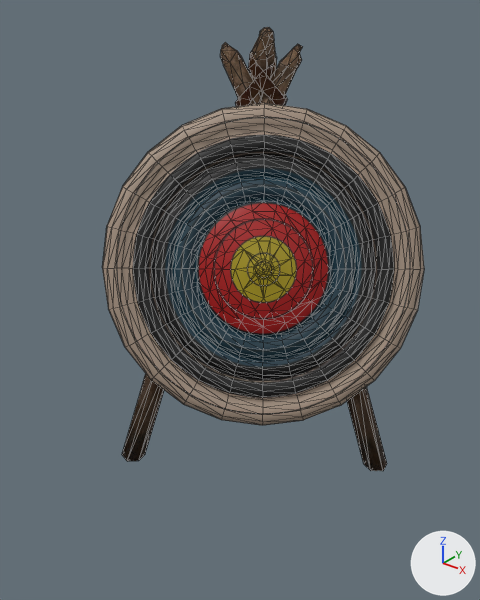
Two versions of the OBJ model src/assets/mesh/target.obj, one commit apart.
Before and after are seen from a camera (50 mm lens) standing at (3.31, -4.35, 2.44) and looking at (0.47, -0.79, 0.23). Every picture has the same lights, and +X, +Y and +Z are marked at lower right. Mesh edges are drawn as thin lines. Where no turn or scale is listed for an object, it has been applied to the vertices. Vertices at the same position are counted once.

In view in the first picture: 'ArcheryTarget_Mesh'.
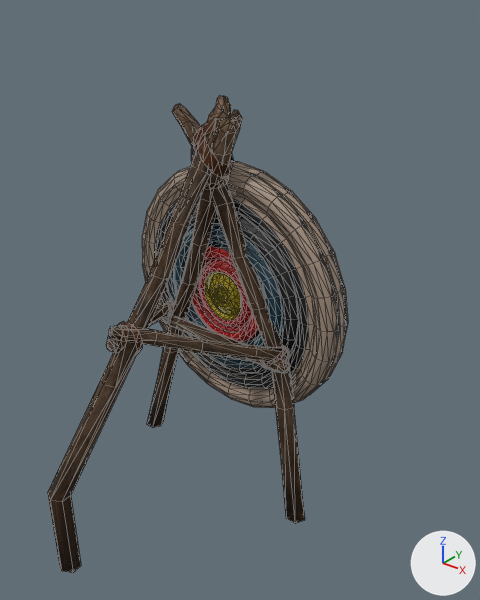
Edits to the bpy script that builds the scene:
```text
Change me_archerytarget_mesh:
    remove me_archerytarget_mesh.from_pydata(...)  # 1884 vertices, 3398 faces; spans x -0.3..1.7, y -1.7..0.41, z -0.94..2.13
    add me_archerytarget_mesh.from_pydata(...)  # 1890 vertices, 3404 faces; spans x -1.13..1.1, y -2.3..0.0, z -1.69..1.63
    me_archerytarget_mesh part 1: the loose piece of 1080 vertices spanning x -0.21..1.7, y -1.7..-0.07, z -0.47..1.68 is multiplied about its middle by the matrix ((-0.751, -0.66, 0.0), (0.626, -0.712, 0.317), (-0.21, 0.238, 0.948)), then moved by (-0.76, 0.62, -0.61)
    me_archerytarget_mesh part 2: the loose piece of 176 vertices spanning x 0.42..1.21, y -1.3..-0.64, z 0.18..1.11 is multiplied about its middle by the matrix ((-0.751, -0.66, 0.0), (0.626, -0.712, 0.317), (-0.21, 0.238, 0.948)), then moved by (-0.82, 0.82, -0.65)
    me_archerytarget_mesh part 3: the loose piece of 109 vertices spanning x 0.51..0.83, y -0.92..-0.66, z 0.38..0.74 is multiplied about its middle by the matrix ((-0.751, -0.66, 0.0), (0.626, -0.712, 0.317), (-0.21, 0.238, 0.948)), then moved by (-0.69, 0.39, -0.57)
    me_archerytarget_mesh part 4: the loose piece of 39 vertices spanning x -0.09..1.24, y -0.46..0.16, z 0.14..0.3 is multiplied about its middle by the matrix ((-0.751, -0.66, 0.0), (0.626, -0.712, 0.317), (-0.21, 0.238, 0.948)), then moved by (-0.94, -0.87, -0.38)
    me_archerytarget_mesh part 5: the loose piece of 36 vertices spanning x 0.01..1.28, y -1.3..-0.29, z 0.1..0.22 is multiplied about its middle by the matrix ((-0.751, -0.66, 0.0), (0.626, -0.712, 0.317), (-0.21, 0.238, 0.948)), then moved by (-0.64, 0.26, -0.54)
    me_archerytarget_mesh part 6: the loose piece of 39 vertices spanning x -0.07..0.18, y -1.27..0.16, z 0.19..0.34 is multiplied about its middle by the matrix ((-0.751, -0.66, 0.0), (0.626, -0.712, 0.317), (-0.21, 0.238, 0.948)), then moved by (0.24, -0.49, -0.37)
    me_archerytarget_mesh part 7: the loose piece of 20 vertices spanning x 0.09..0.17, y -1.29..-1.06, z 0.1..0.32 is multiplied about its middle by the matrix ((-0.751, -0.66, 0.0), (0.626, -0.712, 0.317), (-0.21, 0.238, 0.948)), then moved by (0.51, 0.6, -0.53)
    me_archerytarget_mesh part 8: the loose piece of 20 vertices spanning x 0.26..0.54, y -0.5..-0.24, z 1.56..1.97 is multiplied about its middle by the matrix ((-0.751, -0.66, 0.0), (0.626, -0.712, 0.317), (-0.21, 0.238, 0.948)), then moved by (-0.49, -0.11, -0.48)
    me_archerytarget_mesh part 9: the loose piece of 20 vertices spanning x 0.18..0.46, y -0.57..-0.28, z 1.52..1.94 is multiplied about its middle by the matrix ((-0.751, -0.66, 0.0), (0.626, -0.712, 0.317), (-0.21, 0.238, 0.948)), then moved by (-0.31, -0.08, -0.47)
    me_archerytarget_mesh part 10: the loose piece of 20 vertices spanning x -0.07..0.2, y -0.11..0.11, z 0.08..0.36 is multiplied about its middle by the matrix ((-0.751, -0.66, 0.0), (0.626, -0.712, 0.317), (-0.21, 0.238, 0.948)), then moved by (-0.16, -1.44, -0.24)
    me_archerytarget_mesh part 11: the loose piece of 20 vertices spanning x 0.29..0.51, y -0.58..-0.37, z 1.42..1.56 is multiplied about its middle by the matrix ((-0.751, -0.66, 0.0), (0.626, -0.712, 0.317), (-0.21, 0.238, 0.948)), then moved by (-0.42, -0.02, -0.49)
    me_archerytarget_mesh part 12: the loose piece of 20 vertices spanning x -0.08..0.08, y 0.02..0.16, z 0.13..0.34 is multiplied about its middle by the matrix ((-0.751, -0.66, 0.0), (0.626, -0.712, 0.317), (-0.21, 0.238, 0.948)), then moved by (-0.09, -1.63, -0.2)
    me_archerytarget_mesh part 13: the loose piece of 22 vertices spanning x 0.05..0.32, y -1.29..-1.1, z 0.1..0.31 is multiplied about its middle by the matrix ((-0.751, -0.66, 0.0), (0.626, -0.712, 0.317), (-0.21, 0.238, 0.948)), then moved by (0.43, 0.66, -0.54)
    me_archerytarget_mesh part 14: the loose piece of 18 vertices spanning x 1.01..1.24, y -0.43..-0.38, z 0.1..0.32 is multiplied about its middle by the matrix ((-0.751, -0.66, 0.0), (0.626, -0.712, 0.317), (-0.21, 0.238, 0.948)), then moved by (-1.74, -0.09, -0.56)
    me_archerytarget_mesh part 15: the loose piece of 20 vertices spanning x 1.02..1.24, y -0.45..-0.41, z 0.1..0.32 is multiplied about its middle by the matrix ((-0.751, -0.66, 0.0), (0.626, -0.712, 0.317), (-0.21, 0.238, 0.948)), then moved by (-1.73, -0.05, -0.56)
    me_archerytarget_mesh part 16: a new loose piece of 65 vertices spanning x -0.17..0.04, y -2.3..-0.28, z -1.69..1.63, in mat_wood
    me_archerytarget_mesh part 17: a new loose piece of 61 vertices spanning x -0.34..1.08, y -0.76..-0.39, z -1.69..1.57, in mat_wood
    me_archerytarget_mesh part 18: a new loose piece of 61 vertices spanning x -0.98..0.25, y -0.61..-0.34, z -1.69..1.57, in mat_wood
    me_archerytarget_mesh part 19: 181 vertices removed from x -0.3..1.67, y -1.69..0.41, z -0.94..2.13
```

Boxes [x1, y1, x2, y2] around the edits, measured in the pictures (480 x 600 px; the box of a moved part takes in the faces that stretch with it):
'ArcheryTarget_Mesh', reshaped (7% narrower, 8% taller): before [102, 27, 424, 471]; after [48, 95, 348, 573]
part 1 of me_archerytarget_mesh, moved or reshaped: before [102, 103, 424, 425]; after [142, 161, 348, 408]
part 2 of me_archerytarget_mesh, moved or reshaped (not visible afterwards): before [194, 198, 333, 338]
part 3 of me_archerytarget_mesh, moved or reshaped (not visible before): after [208, 273, 241, 315]
part 4 of me_archerytarget_mesh, moved or reshaped (not visible before): after [106, 303, 172, 351]
part 5 of me_archerytarget_mesh, moved or reshaped (not visible before): after [160, 315, 290, 373]
part 6 of me_archerytarget_mesh, moved or reshaped (not visible before): after [109, 325, 288, 362]
part 7 of me_archerytarget_mesh, moved or reshaped (not visible before): after [262, 347, 290, 372]
part 8 of me_archerytarget_mesh, moved or reshaped: before [248, 52, 287, 106]; after [191, 118, 224, 161]
part 9 of me_archerytarget_mesh, moved or reshaped: before [235, 57, 277, 107]; after [197, 135, 234, 179]
part 10 of me_archerytarget_mesh, moved or reshaped (not visible before): after [118, 321, 142, 354]
part 11 of me_archerytarget_mesh, moved or reshaped (not visible before): after [204, 177, 228, 189]
part 12 of me_archerytarget_mesh, moved or reshaped (not visible before): after [107, 324, 129, 353]
part 13 of me_archerytarget_mesh, moved or reshaped (not visible before): after [262, 346, 287, 369]
part 14 of me_archerytarget_mesh, moved or reshaped (not visible before): after [165, 301, 170, 324]
part 15 of me_archerytarget_mesh, moved or reshaped (not visible before): after [168, 301, 175, 324]
part 16 of me_archerytarget_mesh, added (brown): after [48, 95, 231, 573]
part 17 of me_archerytarget_mesh, added (brown): after [172, 104, 305, 523]
part 18 of me_archerytarget_mesh, added: after [147, 110, 242, 427]
part 19 of me_archerytarget_mesh, deleted: before [122, 27, 387, 471]
